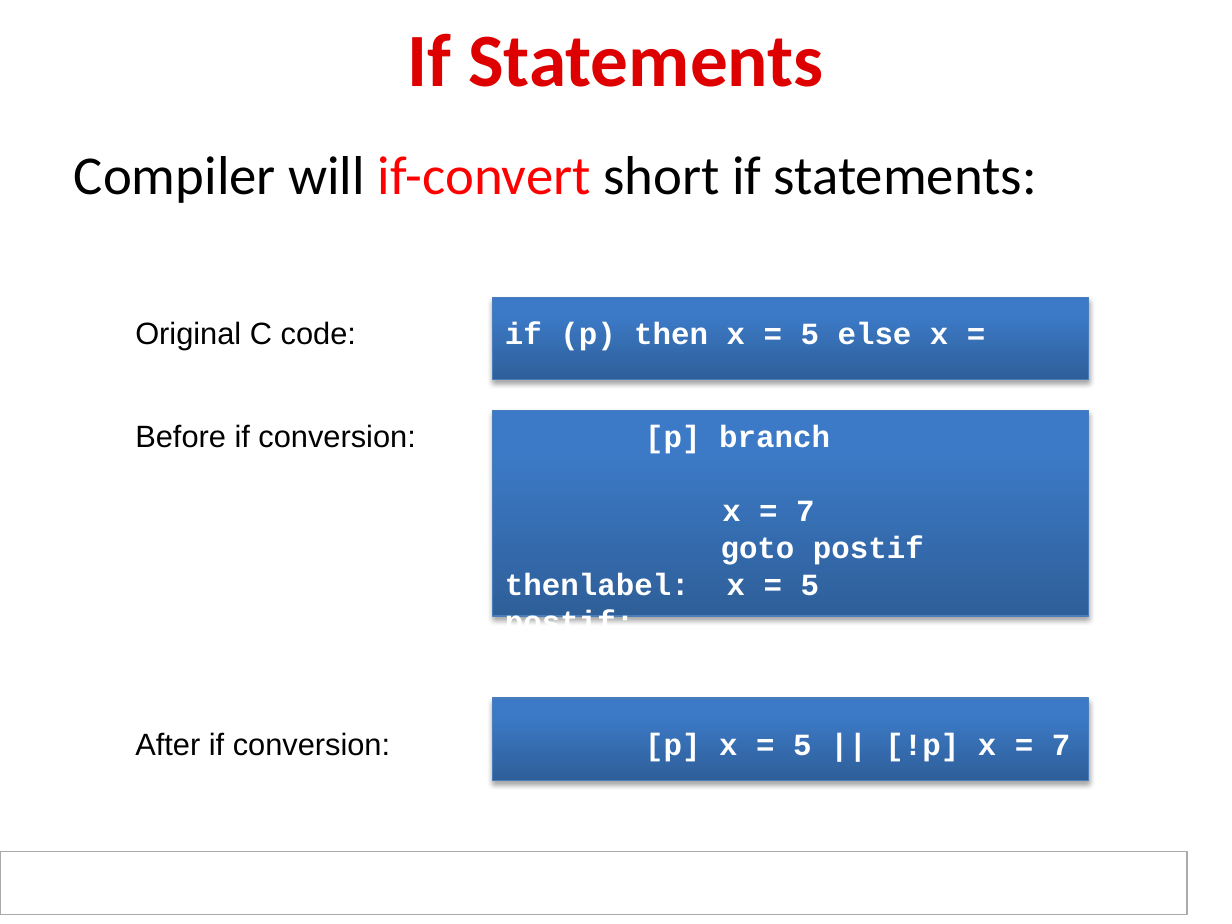
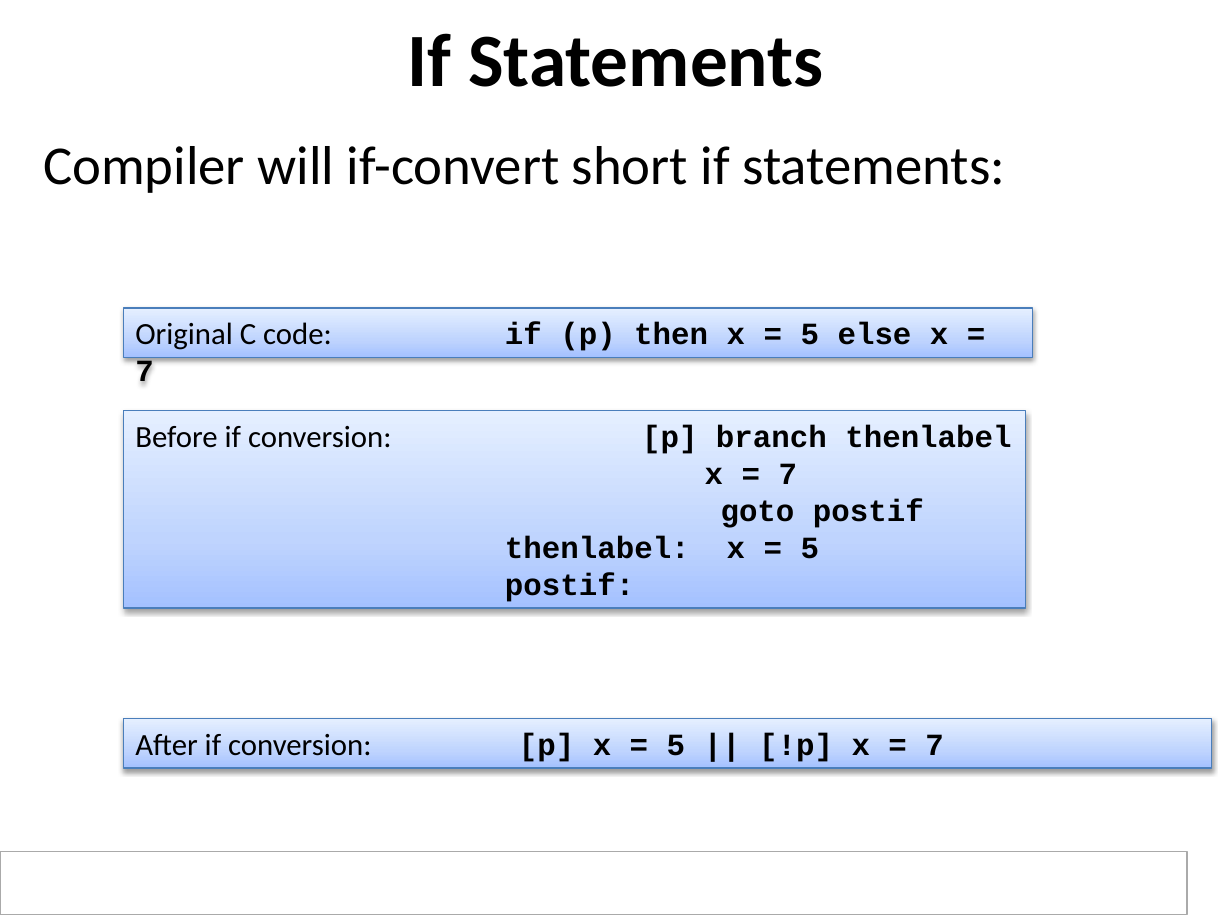
Before and after one commit to hari1989/keystone-workshop, a slide deck: slide 60 of slides/KeyStone Optimization.pptx (slide 56 before the commit). Drawn at 1232x924 pixels with LibreOffice and Linux fonts; fonts in the diff are those of the drawing; background and template pictures are left out. Boxes give left, top, right and bottom in pixels: in the first picture for what was removed or moved away, otherwise in the second. Text is boxed around its words. In the diff, an @@ line names an element or a change of style, - is before the commit and + after.

```diff
--- a/slides/KeyStone Optimization.pptx
+++ b/slides/KeyStone Optimization.pptx
@@ title "If Statements" at <box>408,33,823,87</box>: text colour #DE0000 to #000000 @@
@@ text "Compiler will if-convert short if ...": place and size @@
-text "Compiler will if-convert short if ..." at <box>74,156,1037,203</box>
+text "Compiler will if-convert short if ..." at <box>43,146,1005,193</box>
@@ text "Compiler will if-convert short if ..." at <box>43,146,1005,193</box>: text colour #FF0000 to #000000 in "if-convert" @@
@@ rectangle removed at <box>493,298,1088,381</box> @@
@@ rectangle "Original C code: if (p) ..." at <box>123,308,1032,357</box>: font Arial to Calibri in "Original C code:"; text colour #FFFFFF to #000000 in "if (p) then x = 5 else ..."; fill none to gradient #A4C4FF to #BFD4FF to #E6EEFF; outline none to #4B7EBC 0.75 pt; shadow on @@
@@ rectangle "Before if conversion: [p] branch ..." at <box>123,410,1026,607</box>: font Arial to Calibri in "Before if conversion:"; text colour #FFFFFF to #000000 in "[p] branch thenlabel", "x = 7", "goto postif", "thenlabel: x = 5" and 1 more places; fill none to gradient #A4C4FF to #BFD4FF to #E6EEFF; outline none to #4B7EBC 0.75 pt; shadow on @@
@@ rectangle removed at <box>493,410,1088,616</box> @@
@@ 3 rectangles: place and size @@
-3 rectangles at <box>135,321,1070,762</box>
+3 rectangles at <box>123,308,1211,768</box>
@@ rectangle "After if conversion: [p] x ..." at <box>123,718,1211,768</box>: font Arial to Calibri in "After if conversion:"; text colour #FFFFFF to #000000 in "[p] x = 5 || [!p] x ..."; fill none to gradient #A4C4FF to #BFD4FF to #E6EEFF; outline none to #4B7EBC 0.75 pt; shadow on @@
@@ rectangle removed at <box>493,699,1088,781</box> @@
```
Also in this commit, not shown: 20 other slides changed, 12 slides added, 6 slides removed, 2 other files.
